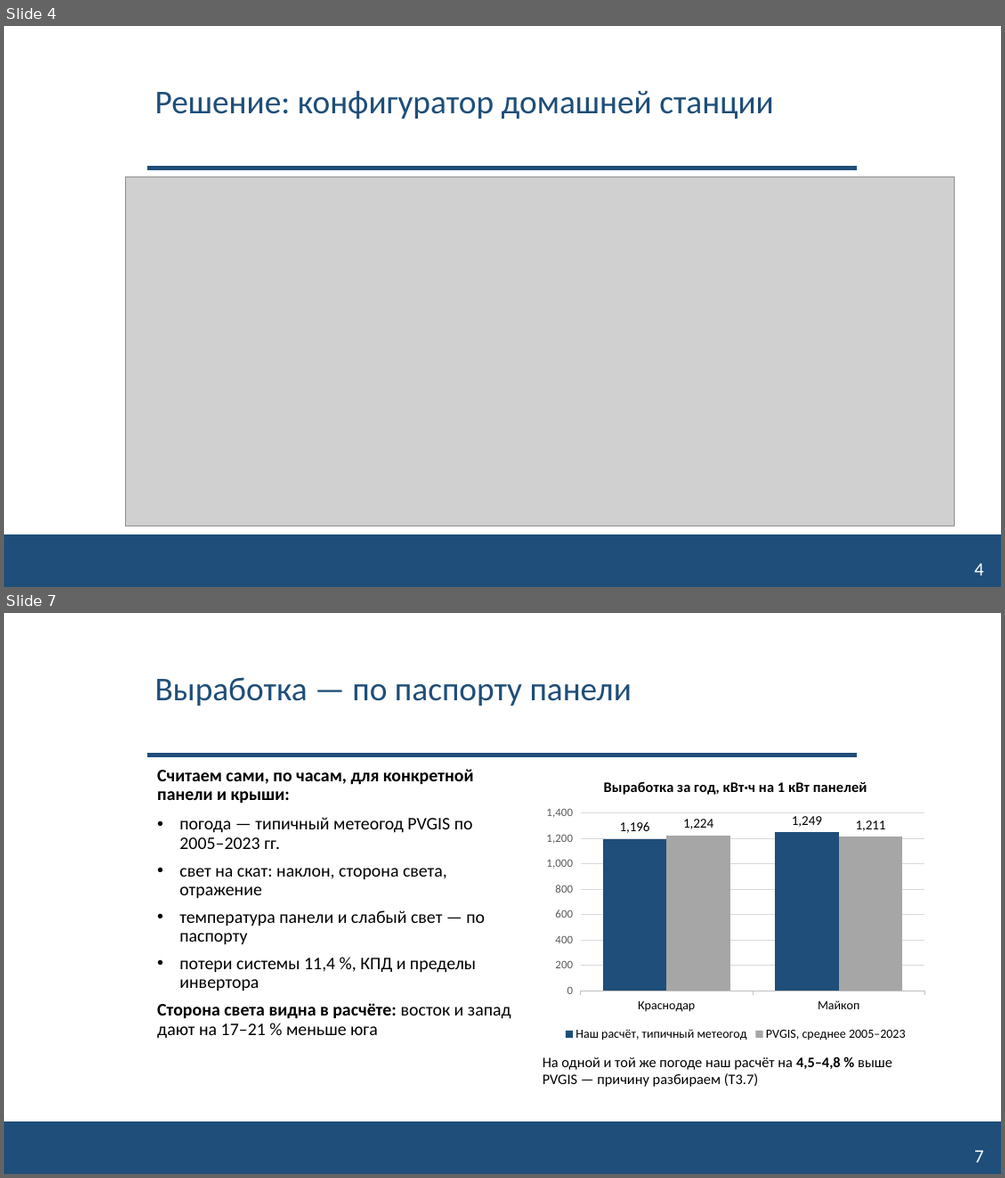
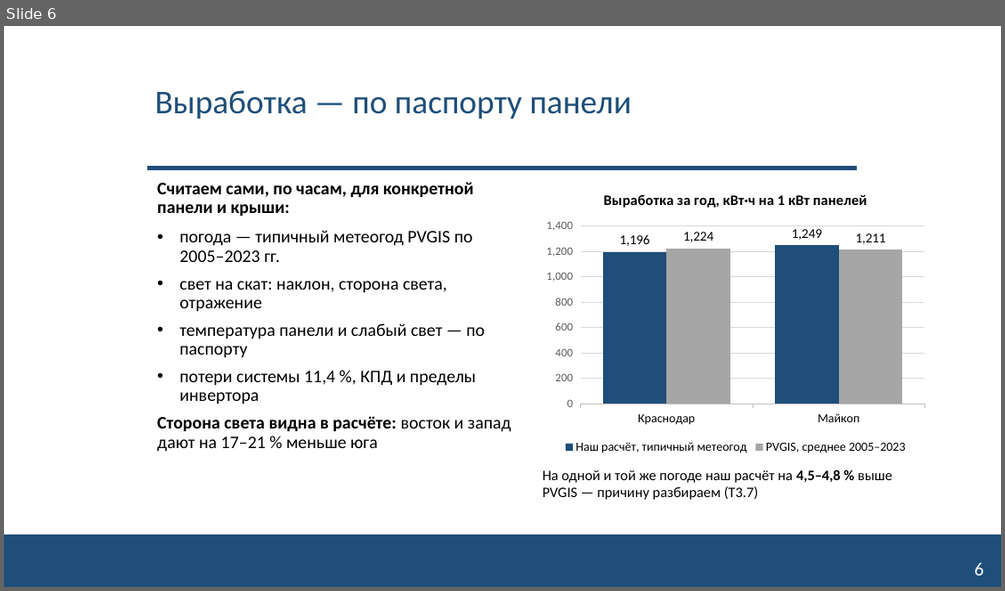
Before and after one commit to NeK0ban/SunCount, a slide deck: reports/SunCount_interim_talk.pptx. Shown one above the other, each under a label of ours: slides 4 and 7 before the commit, slide 6 after it; the slides between them are not shown. The pictures are 1005x1178 and 1005x591 pixels, drawn with LibreOffice and Linux fonts; fonts in the diff are those of the drawing; grey boxes stand for pictures; background and template pictures are left out. Boxes give left, top, right and bottom in pixels: in the first picture for what was removed or moved away, otherwise in the second. Text is boxed around its words. In the diff, an @@ line names an element or a change of style, - is before the commit and + after.

```diff
--- a/reports/SunCount_interim_talk.pptx
+++ b/reports/SunCount_interim_talk.pptx
@@ slide 4 removed at bbox=[4, 26, 1001, 587], background #FFFFFF; not listed: 2 template elements that a slide beside it also shows @@
@@ title removed at bbox=[155, 90, 774, 119] @@
-Решение: конфигуратор домашней станции
@@ picture removed at bbox=[126, 177, 955, 525] @@
@@ page number removed at bbox=[974, 563, 984, 575] @@
-4
@@ what was slide 7 is now slide 6 @@
@@ page number at bbox=[974, 562, 984, 575]: text changed @@
-7
+6
```
Also in this commit, not shown: 6 slides changed, 1 slide added, 1 other slide removed, 9 other files.
